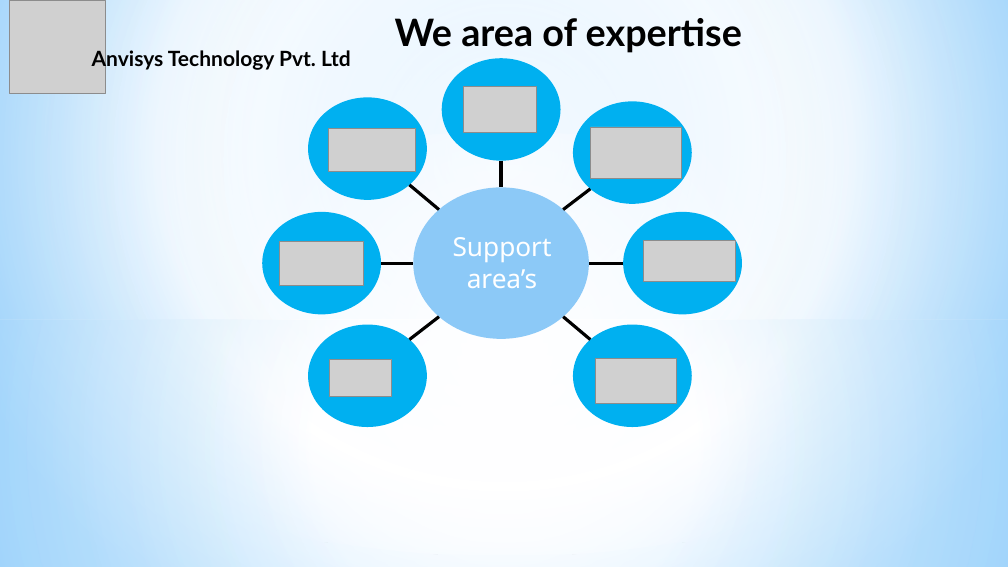
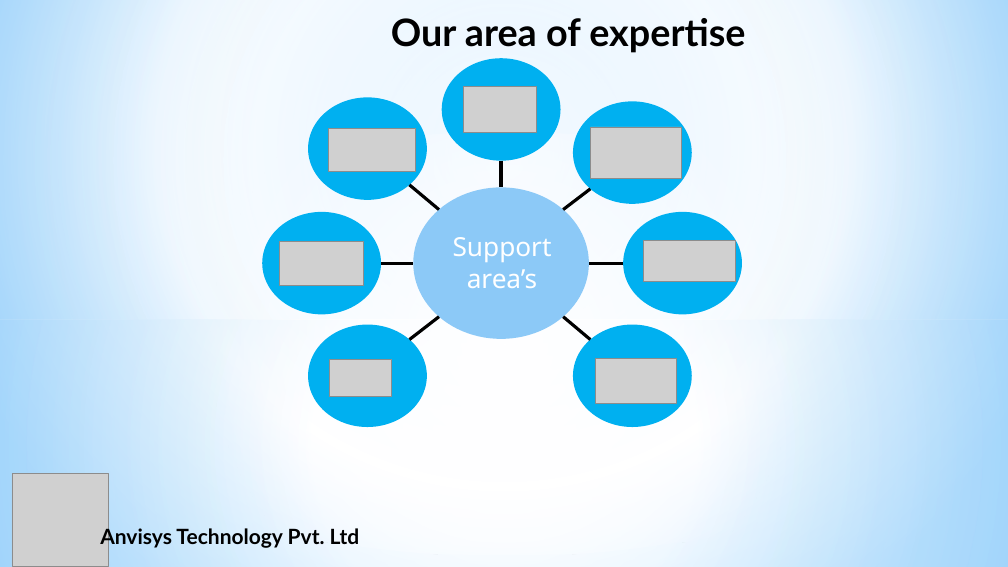
Before and after one commit to Anvisys/Documents, a slide deck: slide 18 of Anvisys technology presentation.pptx. Drawn at 1008x567 pixels with LibreOffice and Linux fonts; fonts in the diff are those of the drawing; grey boxes stand for pictures. Boxes give left, top, right and bottom in pixels: in the first picture for what was removed or moved away, otherwise in the second. Text is boxed around its words. In the diff, an @@ line names an element or a change of style, - is before the commit and + after.

```diff
--- a/Anvisys technology presentation.pptx
+++ b/Anvisys technology presentation.pptx
@@ text at [391,18,745,53]: text changed @@
-We area of expertise
+Our area of expertise
@@ picture: place and size @@
-picture at [9,0,105,93]
+picture at [12,473,108,566]
@@ text "Anvisys Technology Pvt. Ltd": place and size @@
-text "Anvisys Technology Pvt. Ltd" at [92,48,351,71]
+text "Anvisys Technology Pvt. Ltd" at [100,526,360,549]
```
Also in this commit, not shown: 2 other files.
